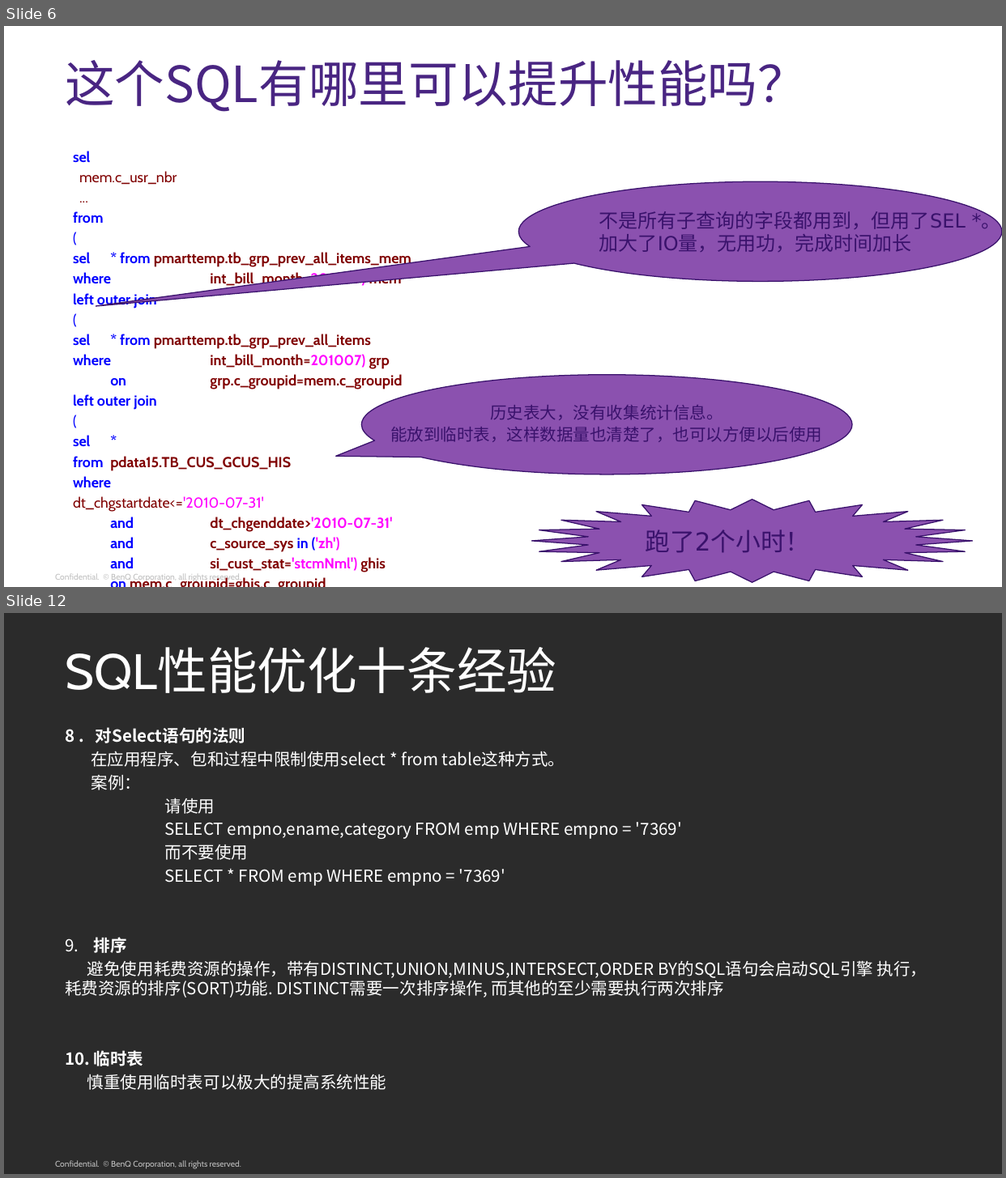
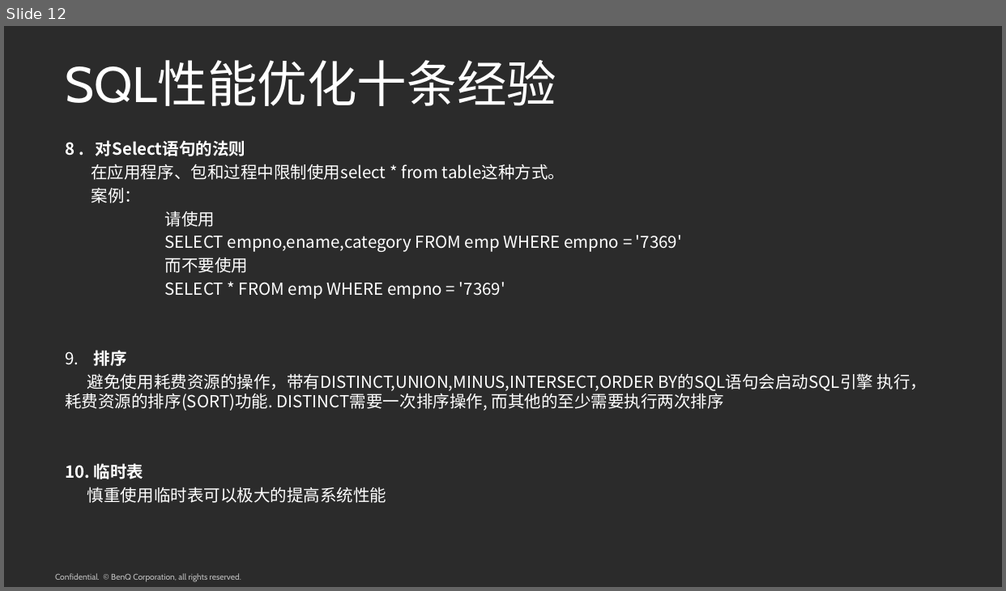
Before and after one commit to youngyeah/doubanCrawler, a slide deck: TehShare/网络爬虫.pptx. Shown one above the other, each under a label of ours: slides 6 and 12 before the commit, slide 12 after it; the slides between them are not shown. The pictures are 1006x1178 and 1006x591 pixels, drawn with LibreOffice and Linux fonts; fonts in the diff are those of the drawing; background and template pictures are left out; a plain dark background stands for a picture behind light text. Boxes give left, top, right and bottom in pixels: in the first picture for what was removed or moved away, otherwise in the second. Text is boxed around its words. In the diff, an @@ line names an element or a change of style, - is before the commit and + after.

```diff
--- a/TehShare/网络爬虫.pptx
+++ b/TehShare/网络爬虫.pptx
@@ slide 6 removed at [4, 26, 1002, 587], background picture (left out); not listed: 1 template element that a slide beside it also shows @@
@@ text removed at [65, 60, 808, 112] @@
-这个SQL有哪里可以提升性能吗？
@@ text removed at [73, 151, 411, 573] @@
-sel
-mem.c_usr_nbr
-...
-from
-(
-sel * from pmarttemp.tb_grp_prev_all_items_mem
-where int_bill_month=201007) mem
-left outer join
-(
-sel * from pmarttemp.tb_grp_prev_all_items
-where int_bill_month=201007) grp
-on grp.c_groupid=mem.c_groupid
-left outer join
-(
-sel *
-from pdata15.TB_CUS_GCUS_HIS
-where
-dt_chgstartdate<='2010-07-31'
-and dt_chgenddate>'2010-07-31'
-and c_source_sys in ('zh')
-and si_cust_stat='stcmNml') ghis
-on mem.c_groupid=ghis.c_groupid
@@ speech bubble removed at [519, 182, 1002, 281] @@
-不是所有子查询的字段都用到，但用了SEL *。
-加大了IO量，无用功，完成时间加长
@@ speech bubble removed at [361, 375, 852, 475] @@
-历史表大，没有收集统计信息。
-能放到临时表，这样数据量也清楚了，也可以方便以后使用
@@ star removed at [532, 500, 973, 582] @@
-跑了2个小时！
```
Also in this commit, not shown: 6 slides changed, 5 slides added, 4 other slides removed.
